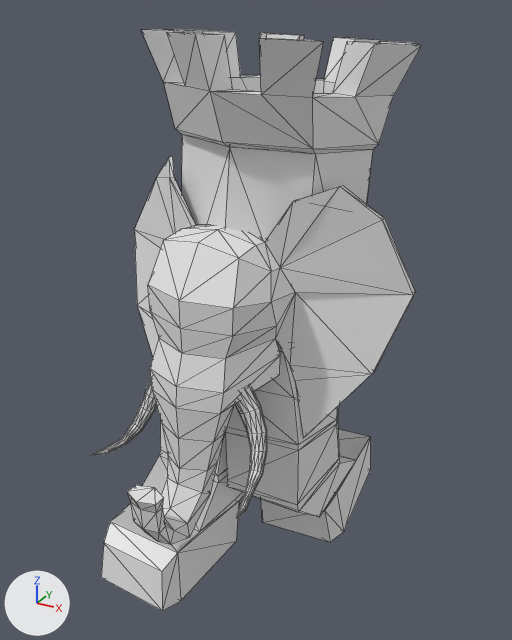
The glTF model assets/skeletalMesh/rook.gltf as it was, and as the next commit left it.
Before and after are seen from a camera (50 mm lens) standing at (1.12, -1.92, 1.98) and looking at (0.01, 0.1, 0.97). Arrows for +X, +Y and +Z are at lower left; the lights stay in place. Mesh edges are drawn as thin lines. Vertices at the same position are counted once.
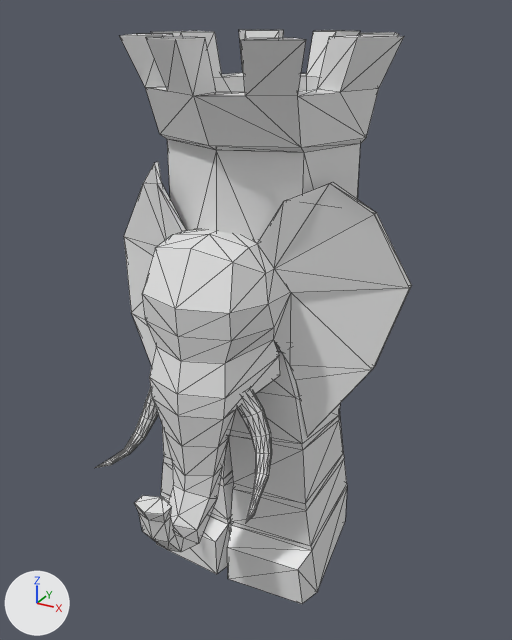
Diff of the bpy script that builds the scene:
```diff
--- a/assets/skeletalMesh/rook.gltf.py
+++ b/assets/skeletalMesh/rook.gltf.py
@@ me_cube @@
 # used by ob_cube; location = (-0.003, 0.184, 0.589)
-me_cube.from_pydata(...)  # 509 vertices, 970 faces; spans x -0.54..0.56, y -0.76..0.58, z -0.6..1.33
+me_cube.from_pydata(...)  # 509 vertices, 970 faces; spans x -0.55..0.55, y -0.77..0.58, z -0.59..1.32
+# me_cube part 1: the loose piece of 85 vertices spanning x 0.09..0.26, y -0.66..-0.36, z -0.01..0.31 is scaled about its middle by (1.12, 0.943, 1.01), then moved by (0.02, 0.0, 0.0)
+# me_cube part 2: the loose piece of 85 vertices spanning x -0.31..-0.11, y -0.64..-0.35, z 0.01..0.32 is moved by (0.02, -0.02, -0.02)
+# me_cube part 3: 318 of 509 vertices moved; they spanned x -0.54..0.56, y -0.76..0.54, z -0.6..1.33 and now span x -0.55..0.55, y -0.77..0.48, z -0.59..1.32; mean shift (0.0, -0.02, 0.0); largest move (0.04, 0.48, -0.54) -> (0.04, 0.16, -0.59)
```

What differs and where, as boxes (x1, y1, x2, y2) in the pictures (512 x 640 px; the box of a moved part takes in the faces that stretch with it):
'Cube', reshaped: before (91, 29, 421, 611); after (95, 30, 412, 604)
part 1 of me_cube, moved or reshaped: before (235, 385, 267, 518); after (237, 388, 272, 523)
part 2 of me_cube, moved or reshaped: before (91, 380, 157, 456); after (95, 387, 158, 468)
part 3 of me_cube, moved or reshaped: before (101, 29, 421, 611); after (120, 30, 412, 604)
